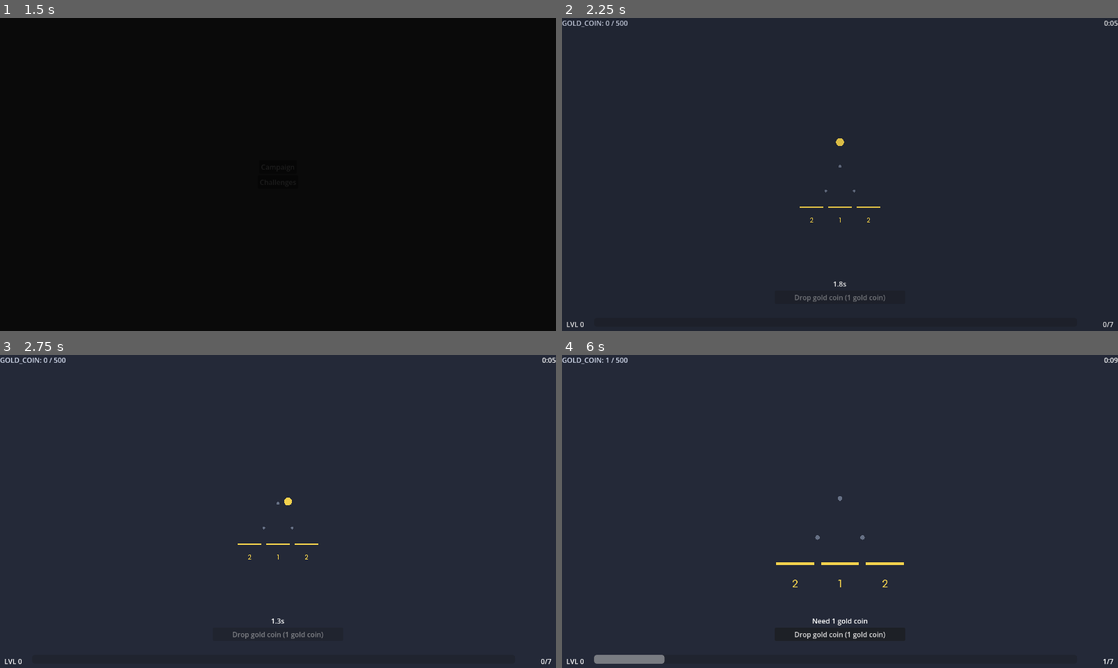
Above: before the commit, frames 1-4 (two rows, left to right).
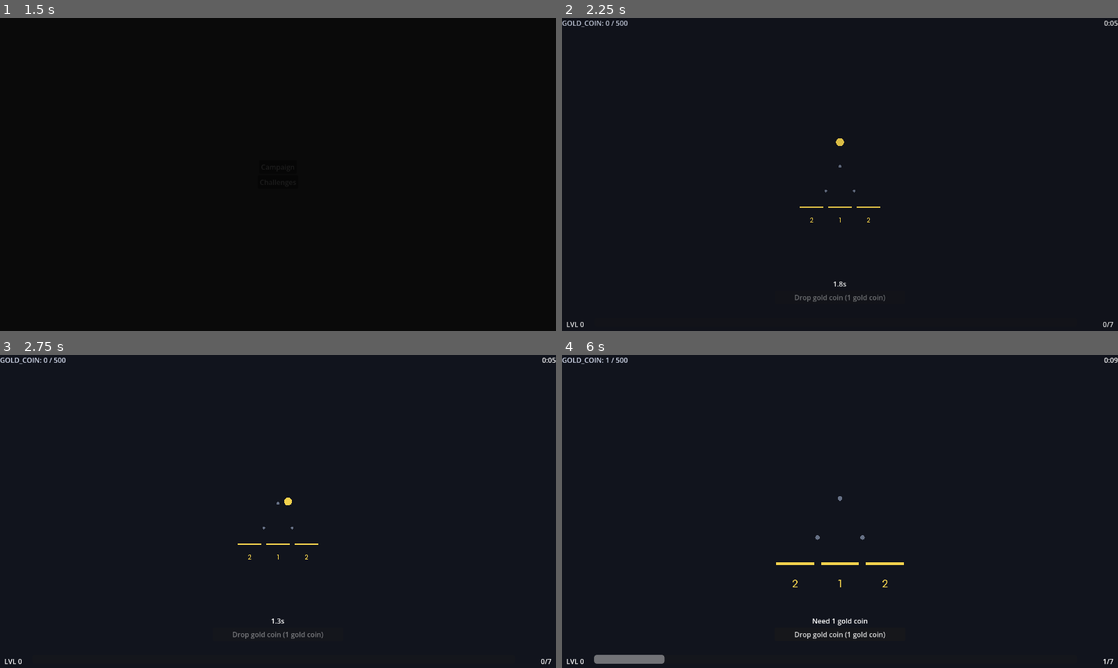
Above: after the commit, the same moments.

Repository: kjbrown-sandbox/pleenko
Game: Godot game, scene res://entities/main_menu/main_menu.tscn
The game is run twice, just before and just after one commit, with the same random seed, the same clock (stepped at 60 frames per second) and the same inputs.
Inputs (mouse positions are in pixels of both pictures, inside the frame that each line leads up to):
- Up to frame 1 (1.5 s): click "Campaign" at 0.5 s; click "Campaign" at 1.25 s
- Up to frame 2 (2.25 s): tap Enter at 2 s; move the mouse to (962, 158) at 2.02 s; hold Right (board_right) from 2.03 s (still down); hold Space (drop_coin) from 2.03 s (still down); click (962, 158) at 2.17 s
- Up to frame 3 (2.75 s): keep holding Right (board_right); keep holding Space (drop_coin)
- Up to frame 4 (6 s): tap R (reset_game) at 2.75, 5.75 s; move the mouse to (728, 527) at 2.77 s; release Right (board_right) at 2.78 s; release Space (drop_coin) at 2.78 s; hold Left (board_left) 2.78-3.5 s; tap 1 (drop_unrefined) at 2.85 s; click "Drop gold coin (1 gold coin)" at 3.5 s; move the mouse to (895, 442) at 4.27 s; hold Right (board_right) 4.28-5.78 s; tap P at 4.35 s; move the mouse to (812, 574) at 5.02 s; tap Space (drop_coin) at 5.1 s; click (812, 574) at 5.17 s; move the mouse to (1006, 558) at 5.77 s; hold Left (board_left) from 5.78 s (still down); hold 1 (drop_unrefined) from 5.78 s (still down)

Frame 1 is identical in both runs. In frame 3, 96% of the frame differs, in the area x 0-100%, y 0-100%; in frame 4, 96%.

Commit message:
Better upgrade styling

Diff:
--- a/entities/upgrade_row/upgrade_row.gd
+++ b/entities/upgrade_row/upgrade_row.gd
@@ -113,7 +113,7 @@
 	var border_col := t.button_enabled_color
 	var disabled_border := t.button_disabled_color
 
-	var base_bg := t.bg_shade_2
+	var base_bg := t.bg_shade_1
 	var normal_style := t._make_stylebox(base_bg, border_col)
 	var hover_style := t._make_stylebox(base_bg, t.button_hovered_color)
 	var disabled_style := t._make_stylebox(base_bg, disabled_border)
@@ -180,16 +180,15 @@
 
 func _apply_fill_colors(is_disabled: bool, at_max: bool = false) -> void:
 	var t: VisualTheme = ThemeProvider.theme
-	_base_label.add_theme_color_override("font_color", t.normal_text_color)
-	_fill_label.add_theme_color_override("font_color", t.normal_text_color)
-	if at_max:
+	var text_color: Color
+	if is_disabled or at_max:
+		text_color = t._resolve(VisualTheme.Palette.BG_5)
 		_fill_rect.color = t.button_disabled_color
-	elif is_disabled:
-		_fill_rect.color = t.button_disabled_color
-	elif _is_hovered:
-		_fill_rect.color = t.button_hovered_color
 	else:
+		text_color = t.normal_text_color
 		_fill_rect.color = t.button_enabled_color
+	_base_label.add_theme_color_override("font_color", text_color)
+	_fill_label.add_theme_color_override("font_color", text_color)
 
 
 func _sync_fill_label_size() -> void:
--- a/style_lab/presets/cool_slate.tres
+++ b/style_lab/presets/cool_slate.tres
@@ -5,6 +5,7 @@
 
 [resource]
 script = ExtResource("1_vt")
+bg_shade_7 = Color(0.06846325, 0.07935896, 0.11568151, 1)
 bg_shade_1 = Color(0.08, 0.09, 0.13, 1)
 bg_shade_2 = Color(0.14, 0.16, 0.22, 1)
 bg_shade_3 = Color(0.25, 0.28, 0.35, 1)
@@ -20,7 +21,6 @@
 red_dark = Color(0.5, 0.1, 0.08, 1)
 red_normal = Color(0.9, 0.25, 0.2, 1)
 red_light = Color(1, 0.5, 0.45, 1)
-background_source = 1
 ambient_light_source = 2
 directional_light_source = 3
 ambient_light_energy = 0.3
--- a/style_lab/presets/warm_dark_halo.tres
+++ b/style_lab/presets/warm_dark_halo.tres
@@ -6,6 +6,7 @@
 [resource]
 script = ExtResource("1_vt")
 
+bg_shade_7 = Color(0.05, 0.06, 0.08, 1)
 bg_shade_1 = Color(0.1, 0.11, 0.14, 1)
 bg_shade_2 = Color(0.18, 0.2, 0.24, 1)
 bg_shade_3 = Color(0.3, 0.32, 0.36, 1)
@@ -25,7 +26,7 @@
 red_normal = Color(0.9, 0.25, 0.2, 1)
 red_light = Color(1.0, 0.5, 0.45, 1)
 
-background_source = 1
+background_source = 15
 ambient_light_source = 2
 directional_light_source = 3
 peg_color_source = 3
--- a/style_lab/presets/warm_minimal.tres
+++ b/style_lab/presets/warm_minimal.tres
@@ -5,6 +5,7 @@
 [resource]
 script = ExtResource("1_vt")
 
+bg_shade_7 = Color(0.08, 0.07, 0.05, 1)
 bg_shade_1 = Color(0.15, 0.13, 0.10, 1)
 bg_shade_2 = Color(0.28, 0.25, 0.20, 1)
 bg_shade_3 = Color(0.48, 0.44, 0.38, 1)
--- a/style_lab/visual_theme.gd
+++ b/style_lab/visual_theme.gd
@@ -19,12 +19,14 @@
 	GOLD_DARK, GOLD_NORMAL, GOLD_LIGHT,
 	ORANGE_DARK, ORANGE_NORMAL, ORANGE_LIGHT,
 	RED_DARK, RED_NORMAL, RED_LIGHT,
+	BG_7,
 }
 
 # ── Colors (master palette) ──────────────────────────────────────────
-# Background shades: six steps from darkest to lightest
+# Background shades: seven steps from darkest to lightest
 @export_group("Colors – Background")
-@export var bg_shade_1 := Color(0.12, 0.11, 0.10)                # darkest
+@export var bg_shade_7 := Color(0.06, 0.05, 0.04)                # darkest
+@export var bg_shade_1 := Color(0.12, 0.11, 0.10)
 @export var bg_shade_2 := Color(0.25, 0.24, 0.22)
 @export var bg_shade_3 := Color(0.45, 0.43, 0.40)
 @export var bg_shade_4 := Color(0.65, 0.63, 0.60)
@@ -49,7 +51,7 @@
 
 # ── Color assignments (pick from palette via dropdown) ───────────────
 @export_group("Color Assignments")
-@export var background_source: Palette = Palette.BG_6
+@export var background_source: Palette = Palette.BG_7
 @export var ambient_light_source: Palette = Palette.BG_5
 @export var directional_light_source: Palette = Palette.BG_6
 @export var peg_color_source: Palette = Palette.BG_4
@@ -154,6 +156,7 @@
 		Palette.BG_4: return bg_shade_4
 		Palette.BG_5: return bg_shade_5
 		Palette.BG_6: return bg_shade_6
+		Palette.BG_7: return bg_shade_7
 		Palette.GOLD_DARK: return gold_dark
 		Palette.GOLD_NORMAL: return gold_normal
 		Palette.GOLD_LIGHT: return gold_light
